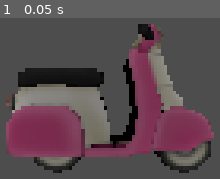
Above: before the commit, frame 1.
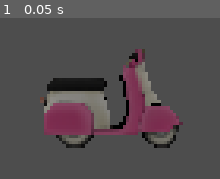
Above: after the commit, the same moment.

Repository: igna4hos/PuzzleGameGodot
Game: Godot game, scene res://scenes/MainScene3D.tscn
The game is run twice, just before and just after one commit, with the same random seed, the same clock (stepped at 60 frames per second) and the same inputs. This scene is started directly instead of the project's main scene.
Inputs:
- Up to frame 1 (0.05 s): no input

The runs differ from the first frame. In frame 1, 38% of the frame differs, in the area x 2-98%, y 3-97%.

Commit message:
#9: movement of an object across a scene

Diff:
--- a/scenes/MainScene3D.tscn
+++ b/scenes/MainScene3D.tscn
@@ -1,16 +1,16 @@
-[gd_scene load_steps=3 format=3 uid="uid://5dxccpdm1s5a"]
+[gd_scene load_steps=3 format=3 uid="uid://e4yltfr5das0"]
 
-[ext_resource type="Script" uid="uid://c6k0ytb0m2cqf" path="res://scripts/Gameplay/MainScene3DController.gd" id="1_cimgk"]
-[ext_resource type="Script" uid="uid://bihq05mbtcf8k" path="res://scripts/Gameplay/MoveSide3DController.gd" id="2_ahnyj"]
+[ext_resource type="Script" uid="uid://c6k0ytb0m2cqf" path="res://scripts/Gameplay/MainScene3DController.gd" id="1_wnq8i"]
+[ext_resource type="Script" uid="uid://bihq05mbtcf8k" path="res://scripts/Gameplay/MoveSide3DController.gd" id="3"]
 
-[node name="MainScene" type="Node3D"]
-script = ExtResource("1_cimgk")
+[node name="MainScene3D" type="Node3D"]
+script = ExtResource("1_wnq8i")
 
-[node name="Camera3D" type="Camera3D" parent="."]
-transform = Transform3D(1, 0, 0, 0, 1, 0, 0, 0, 1, 0, 0, 1.69988)
+[node name="MainScene3D#Camera3D" type="Camera3D" parent="."]
+transform = Transform3D(1, 0, 0, 0, 1, 0, 0, 0, 1, 0, 0, 2.5)
+
+[node name="LeftElementPart" type="Node3D" parent="."]
+script = ExtResource("3")
 
 [node name="DirectionalLight3D" type="DirectionalLight3D" parent="."]
-transform = Transform3D(1, 0, 0, 0, 1, 0, 0, 0, 1, 0, 0, 4.48246)
-
-[node name="LeftElementPart" type="Node3D" parent="."]
-script = ExtResource("2_ahnyj")
+transform = Transform3D(1, 0, 0, 0, 1, 0, 0, 0, 1, 0, 0, 3)
--- a/scripts/Gameplay/MoveSide3DController.gd
+++ b/scripts/Gameplay/MoveSide3DController.gd
@@ -0,0 +1,97 @@
+extends Node3D
+
+@export var camera_path: NodePath = NodePath("../MainScene3D#Camera3D") # можно указать путь к вашей Camera3D, иначе будет использована get_viewport().get_camera_3d()
+@export var pick_threshold := 80.0 # px порог для выбора объекта по экранному расстоянию
+@export var return_time := 0.25 # время твина возврата
+
+var _cam: Camera3D
+var _dragging: bool = false
+var _drag_node: Node3D = null
+var _orig_global_pos: Vector3
+var _orig_transform: Transform3D
+
+func _ready() -> void:
+	# найдем камеру (приоритет: camera_path затем viewport camera)
+	if camera_path != NodePath(""):
+		if has_node(camera_path):
+			_cam = get_node(camera_path) as Camera3D
+	if _cam == null:
+		_cam = get_viewport().get_camera_3d()
+	if _cam == null:
+		push_warning("MoveSide3DController: camera not found; dragging will not work")
+
+func _unhandled_input(event) -> void:
+	if _cam == null:
+		return
+
+	# Press (mouse / touch)
+	if event is InputEventMouseButton:
+		var mb := event as InputEventMouseButton
+		if mb.pressed:
+			_try_start_drag(mb.position)
+		else:
+			_try_end_drag()
+		return
+	if event is InputEventScreenTouch:
+		var st := event as InputEventScreenTouch
+		if st.pressed:
+			_try_start_drag(st.position)
+		else:
+			_try_end_drag()
+		return
+
+	# Move (mouse / drag)
+	if _dragging:
+		if event is InputEventMouseMotion:
+			_update_drag((event as InputEventMouseMotion).position)
+		elif event is InputEventScreenDrag:
+			_update_drag((event as InputEventScreenDrag).position)
+
+func _try_start_drag(screen_pos: Vector2) -> void:
+	# ищем ближашего ребёнка Node3D по экранной позиции
+	var best: Node3D = null
+	var best_dist := 1e9
+	for child in get_children():
+		if not (child is Node3D):
+			continue
+		var n := child as Node3D
+		# используем глобальную позицию корневой точки объекта
+		var sp := _cam.unproject_position(n.global_transform.origin)
+		var d := sp.distance_to(screen_pos)
+		if d < best_dist and d <= pick_threshold:
+			best_dist = d
+			best = n
+	if best:
+		_dragging = true
+		_drag_node = best
+		_orig_global_pos = _drag_node.global_transform.origin
+		_orig_transform = _drag_node.transform
+
+func _update_drag(screen_pos: Vector2) -> void:
+	if _drag_node == null:
+		return
+	# проектируем луч и находим пересечение с плоскостью Z = исходного Z
+	var ro: Vector3 = _cam.project_ray_origin(screen_pos)
+	var rd: Vector3 = _cam.project_ray_normal(screen_pos)
+	# если луч почти параллелен плоскости, ничего не делаем
+	if abs(rd.z) < 0.0001:
+		return
+	var t := (_orig_global_pos.z - ro.z) / rd.z
+	var hit := ro + rd * t
+	# ограничиваем движение по X/Y, сохраняем исходный Z
+	_drag_node.global_transform = Transform3D(_drag_node.global_transform.basis, Vector3(hit.x, hit.y, _orig_global_pos.z))
+
+func _try_end_drag() -> void:
+	if not _dragging or _drag_node == null:
+		_dragging = false
+		_drag_node = null
+		return
+	# запустить твин, чтобы вернуть в исходную позицию
+	var tw = _drag_node.create_tween()
+	tw.tween_property(_drag_node, "global_transform", Transform3D(_orig_transform.basis, _orig_global_pos), return_time)
+	# по завершении очистим состояние
+	tw.connect("finished", Callable(self, "_on_return_finished"))
+	_dragging = false
+
+func _on_return_finished() -> void:
+	_drag_node = null
